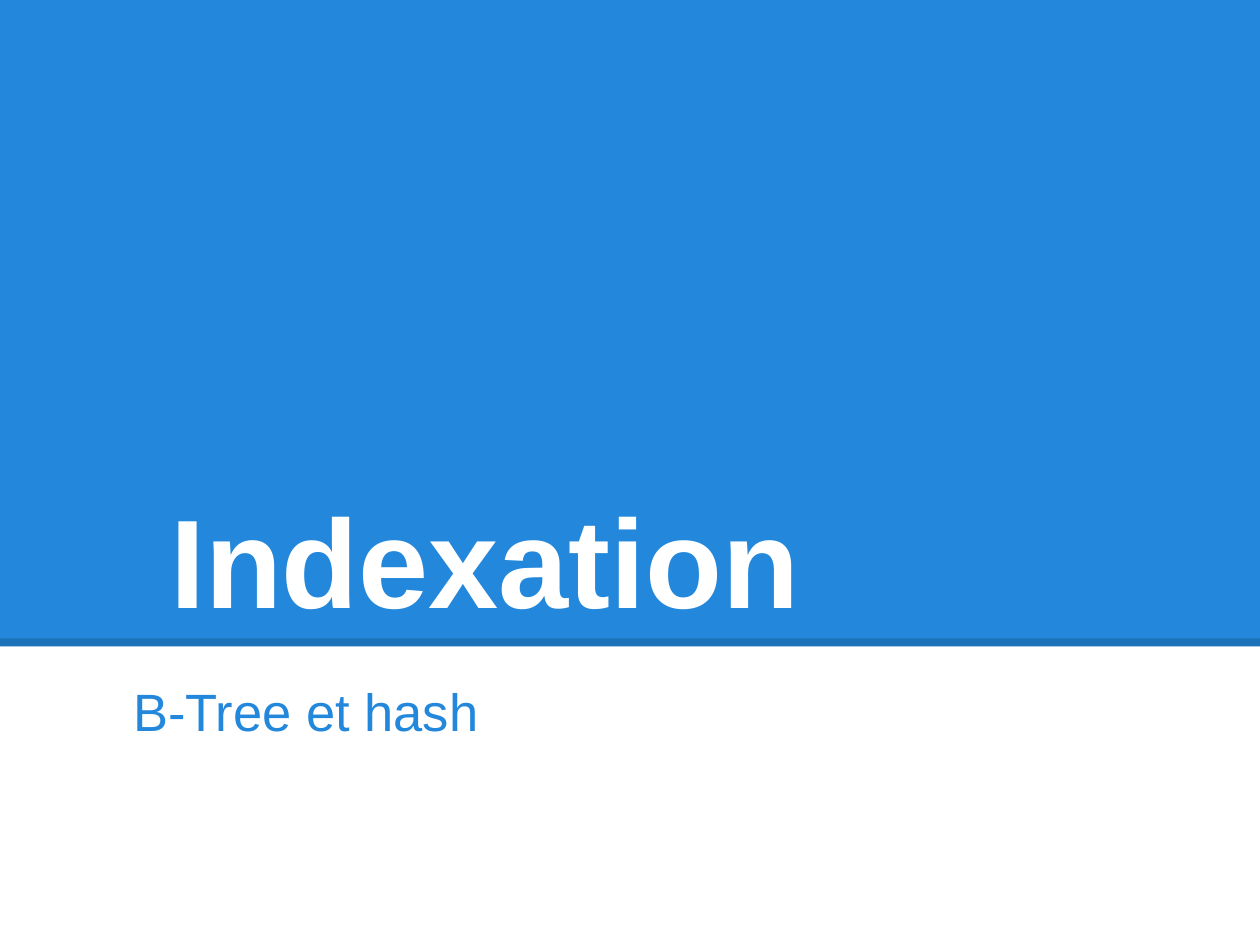
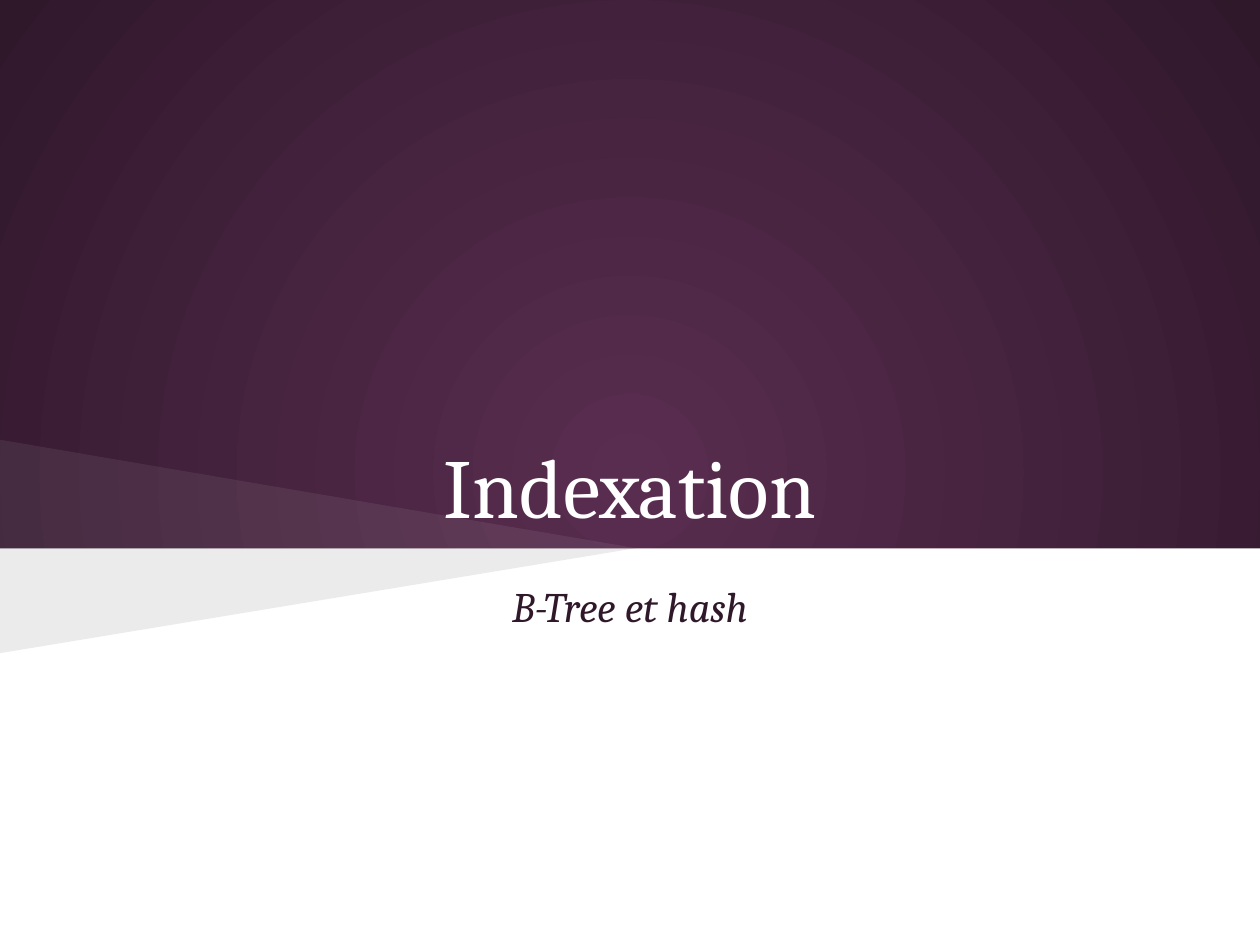
Before and after one commit to olivier-pitton/dant, a slide deck: slide 15 of mysql/Cours_MySQL.pptx. Drawn at 1260x945 pixels with LibreOffice and Linux fonts; fonts in the diff are those of the drawing. Boxes give left, top, right and bottom in pixels: in the first picture for what was removed or moved away, otherwise in the second. Text is boxed around its words. In the diff, an @@ line names an element or a change of style, - is before the commit and + after.

```diff
--- a/mysql/Cours_MySQL.pptx
+++ b/mysql/Cours_MySQL.pptx
@@ background #FFFFFF to gradient #592D50 to #30182B @@
@@ rectangle removed at box(0, 0, 1260, 646) @@
@@ title "Indexation": place and size @@
-title "Indexation" at box(170, 516, 799, 610)
+title "Indexation" at box(444, 459, 816, 519)
@@ title "Indexation" at box(444, 459, 816, 519): size 72 to 48 pt, font Arial to Cambria, bold off; alignment left to centre; indent changed @@
@@ freeform shape added at box(0, 440, 636, 548), fill #FFFFFF at 7% opacity @@
@@ rectangle added at box(0, 548, 1260, 945), fill #FFFFFF @@
@@ freeform shape added at box(0, 548, 636, 653), fill #000000 at 8% opacity @@
@@ subtitle "B-Tree et hash": place and size @@
-subtitle "B-Tree et hash" at box(133, 693, 479, 732)
+subtitle "B-Tree et hash" at box(512, 592, 748, 623)
@@ subtitle "B-Tree et hash" at box(512, 592, 748, 623): size 30 to 24 pt, font Arial to Cambria, text colour #2388DB to #30182B, italic on; alignment left to centre; indent changed @@
@@ line removed from (0, 643) to (1260, 643) @@
```
Also in this commit, not shown: 37 other slides changed, 1 slide added, 1 slide removed, 1 other file.
